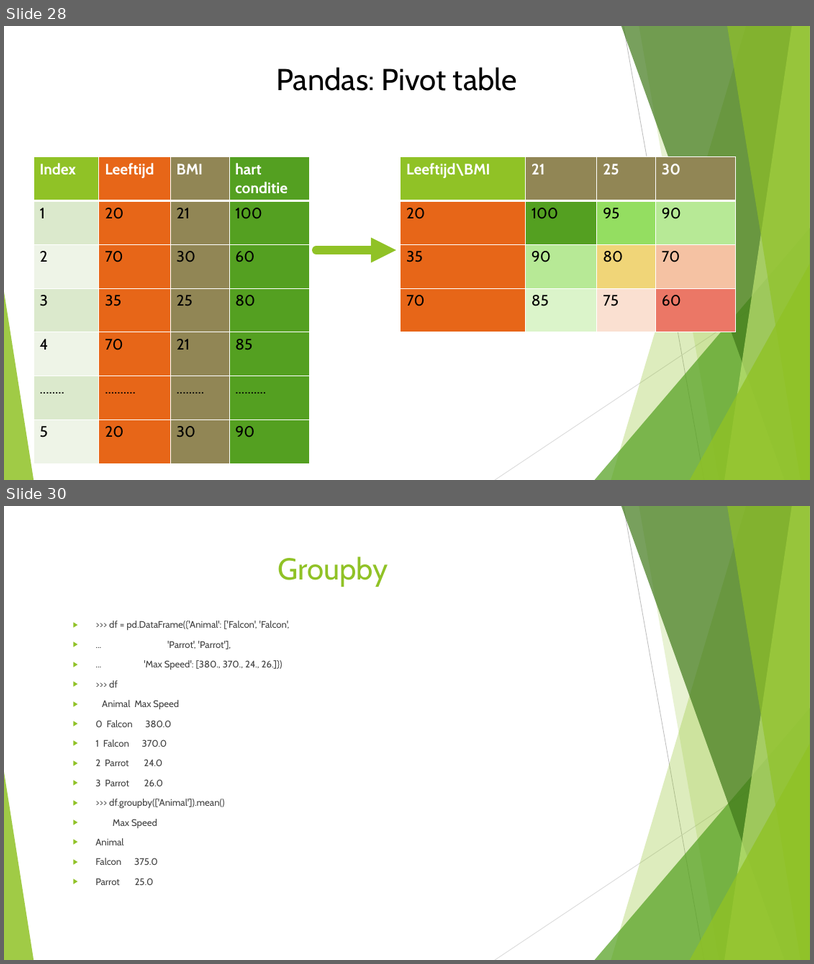
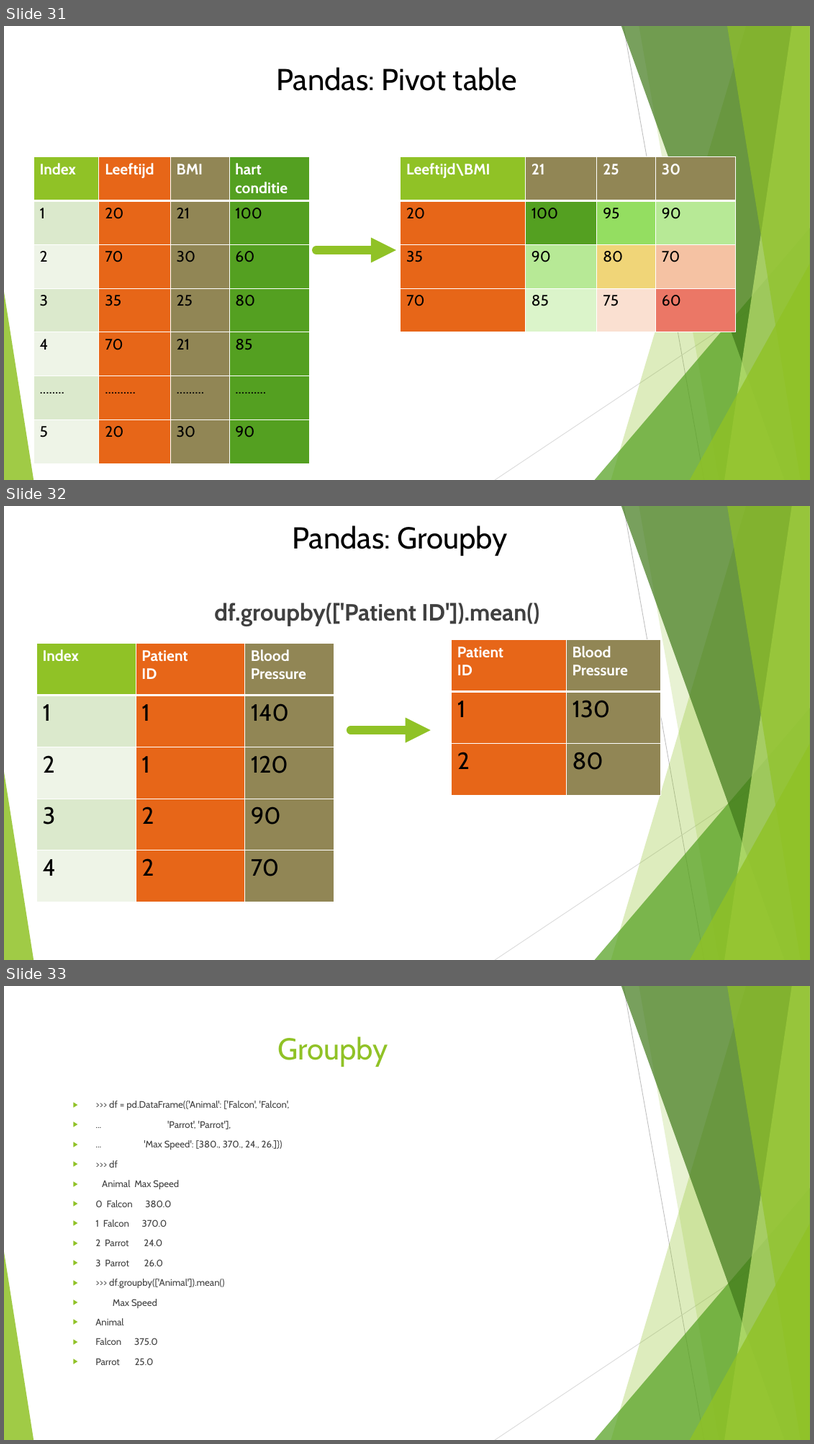
Before and after one commit to HagaZiekenhuis/python-workshops, a slide deck: Intro.pptx. Shown one above the other, each under a label of ours: slides 28 and 30 before the commit, slides 31, 32 and 33 after it; the slides between them are not shown. The pictures are 814x964 and 814x1444 pixels, drawn with LibreOffice and Linux fonts; fonts in the diff are those of the drawing. Boxes give left, top, right and bottom in pixels: in the first picture for what was removed or moved away, otherwise in the second. Text is boxed around its words. In the diff, an @@ line names an element or a change of style, - is before the commit and + after.

Commit message:
instructions update and better groupby example
Added instructions and groupby example

```diff
--- a/Intro.pptx
+++ b/Intro.pptx
@@ slide 32 added at bbox=[4, 506, 810, 960], background #FFFFFF; not listed: 10 template elements that a slide beside it also shows @@
@@ title added at bbox=[293, 525, 507, 556], 36 pt, text #000000 @@
+Pandas: Groupby
@@ text added at bbox=[214, 602, 540, 626], 28 pt, text #404040, bold @@
+df.groupby(['Patient ID']).mean()
@@ table added at bbox=[36, 644, 334, 902], 5 rows, 3 columns @@
+Index | Patient / ID | Blood / Pressure
+1 | 1 | 140
+2 | 1 | 120
+3 | 2 | 90
+4 | 2 | 70
@@ table added at bbox=[452, 640, 661, 795], 3 rows, 2 columns @@
+Patient / ID | Blood / Pressure
+1 | 130
+2 | 80
@@ arrow added from (351, 730) to (431, 730), #90C226 10 pt @@
@@ what was slide 28 is now slide 31 @@
@@ what was slide 30 is now slide 33 @@
```
Also in this commit, not shown: 4 slides changed, 3 other slides added.
